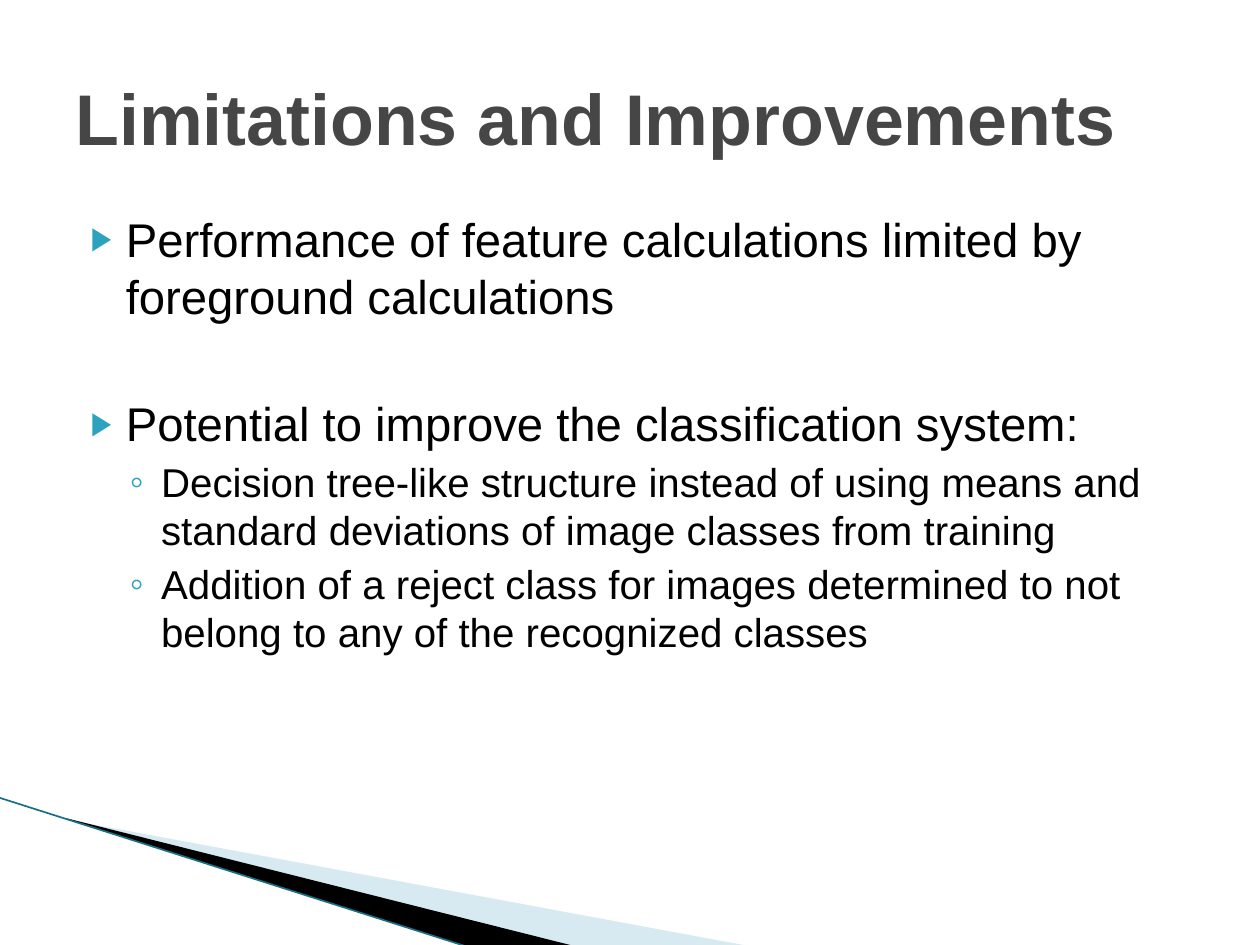
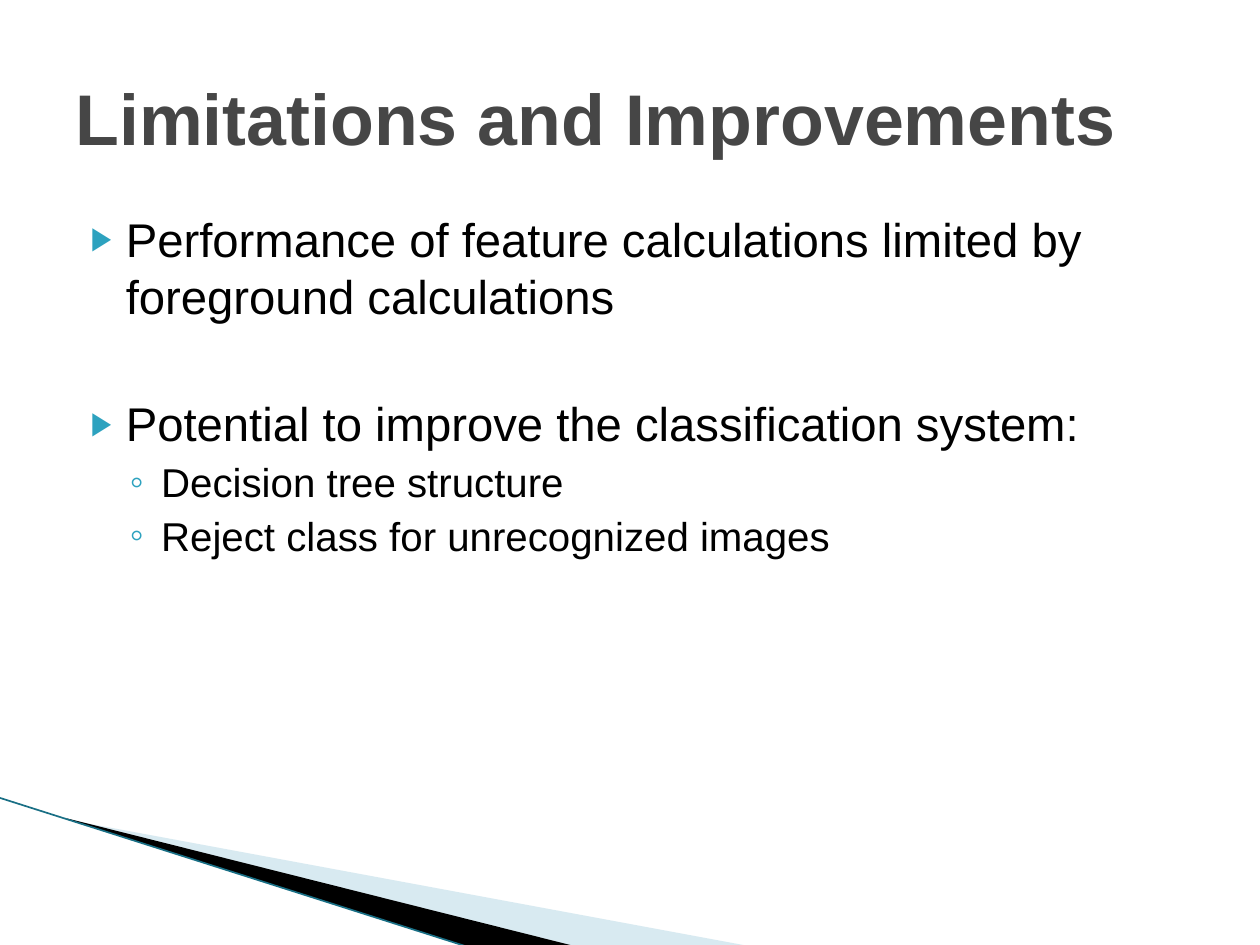
Before and after one commit to vfasburg/cse_803, a slide deck: slide 13 of deliverables/slides/803_Presentation_Fasburg_Thomas_Reiff.pptx. Drawn at 1260x945 pixels with LibreOffice and Linux fonts; fonts in the diff are those of the drawing; background and template pictures are left out. Boxes give left, top, right and bottom in pixels: in the first picture for what was removed or moved away, otherwise in the second. Text is boxed around its words. In the diff, an @@ line names an element or a change of style, - is before the commit and + after.

```diff
--- a/deliverables/slides/803_Presentation_Fasburg_Thomas_Reiff.pptx
+++ b/deliverables/slides/803_Presentation_Fasburg_Thomas_Reiff.pptx
@@ text at box(161, 468, 830, 559): text changed @@
-  ◦ Decision tree-like structure instead of using means and standard deviations of image classes from training
-  ◦ Addition of a reject class for images determined to not belong to any of the recognized classes
+  ◦ Decision tree structure
+  ◦ Reject class for unrecognized images
```
Also in this commit, not shown: 5 other slides changed, 30 other files.
